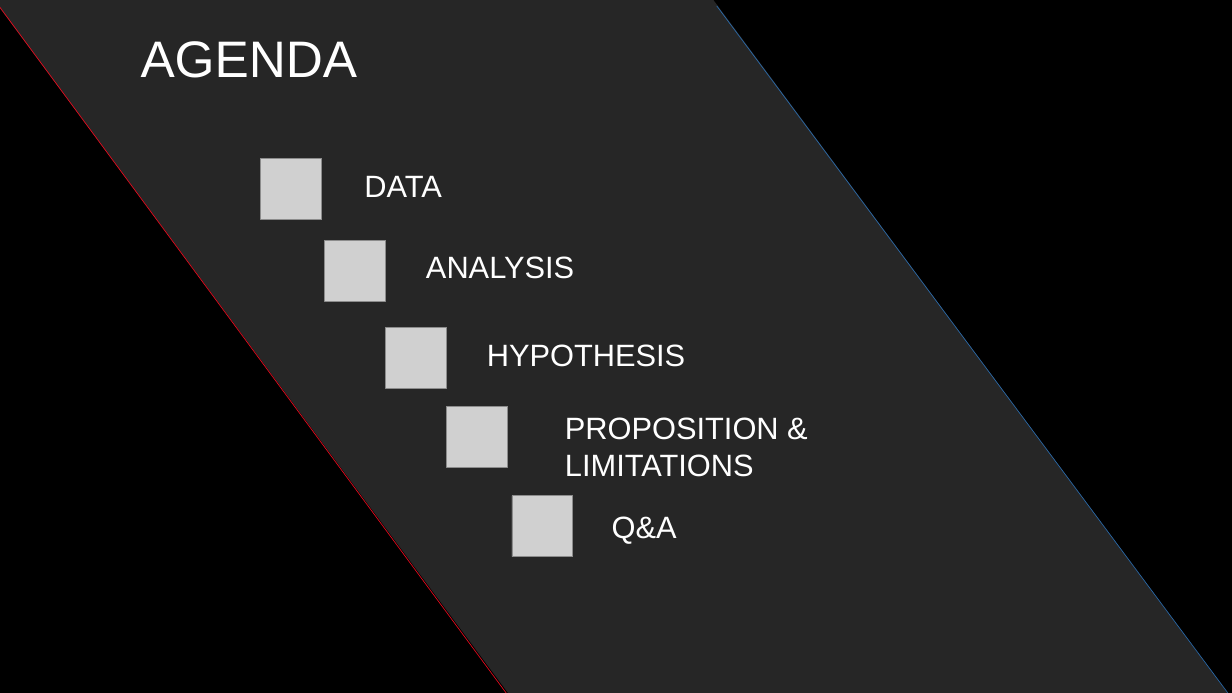
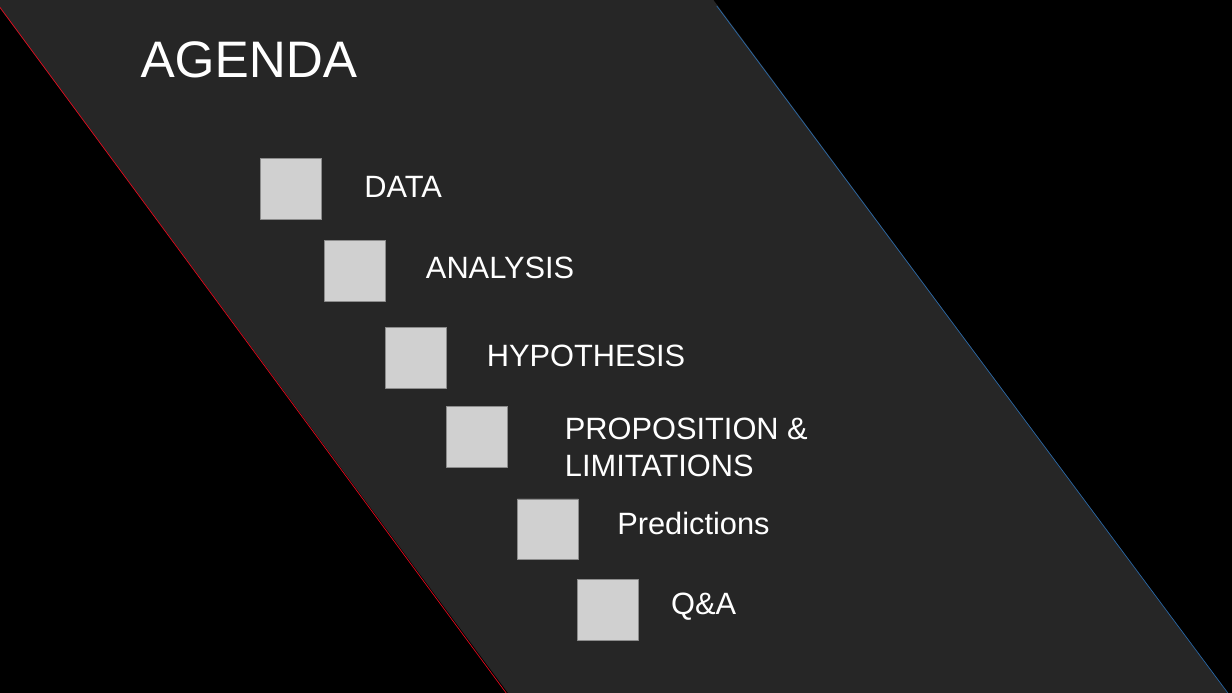
Before and after one commit to YarelyVargas/SMU_project1_Group2, a slide deck: slide 2 of Yarely-slides/SlideDeckGroup2.v1.pptx. Drawn at 1232x693 pixels with LibreOffice and Linux fonts; fonts in the diff are those of the drawing; grey boxes stand for pictures; background and template pictures are left out. Boxes give left, top, right and bottom in pixels: in the first picture for what was removed or moved away, otherwise in the second. Text is boxed around its words. In the diff, an @@ line names an element or a change of style, - is before the commit and + after.

```diff
--- a/Yarely-slides/SlideDeckGroup2.v1.pptx
+++ b/Yarely-slides/SlideDeckGroup2.v1.pptx
@@ picture: place and size @@
-picture at [512,495,573,556]
+picture at [518,499,579,560]
@@ text added at [617,511,769,535], 24 pt, text #FFFFFF @@
+Predictions
@@ picture added at [578,579,639,640] @@
@@ text "Q&A": place and size @@
-text "Q&A" at [612,516,677,543]
+text "Q&A" at [671,592,736,620]
```
Also in this commit, not shown: 1 slide added.
